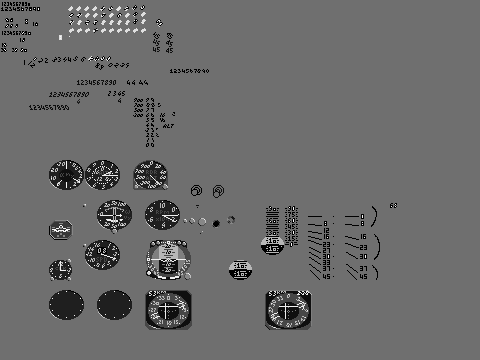
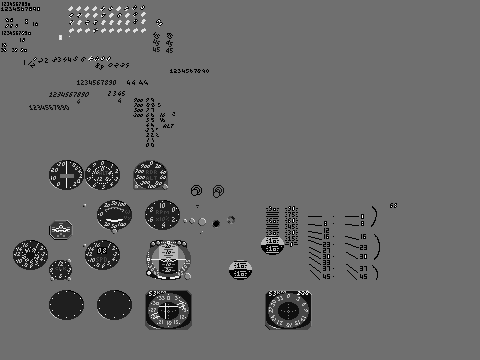
Revision of a layered 480x360 image; what changed, layer by layer:
hid "Foreground", painted on it over (22, 169, 305, 319)
painted on "Background" over (13, 240, 107, 270)
